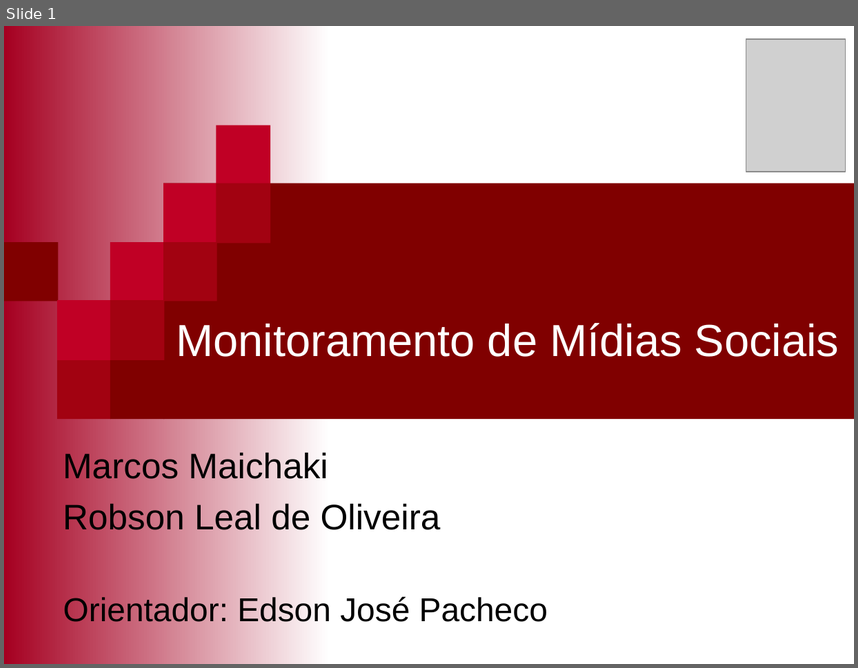
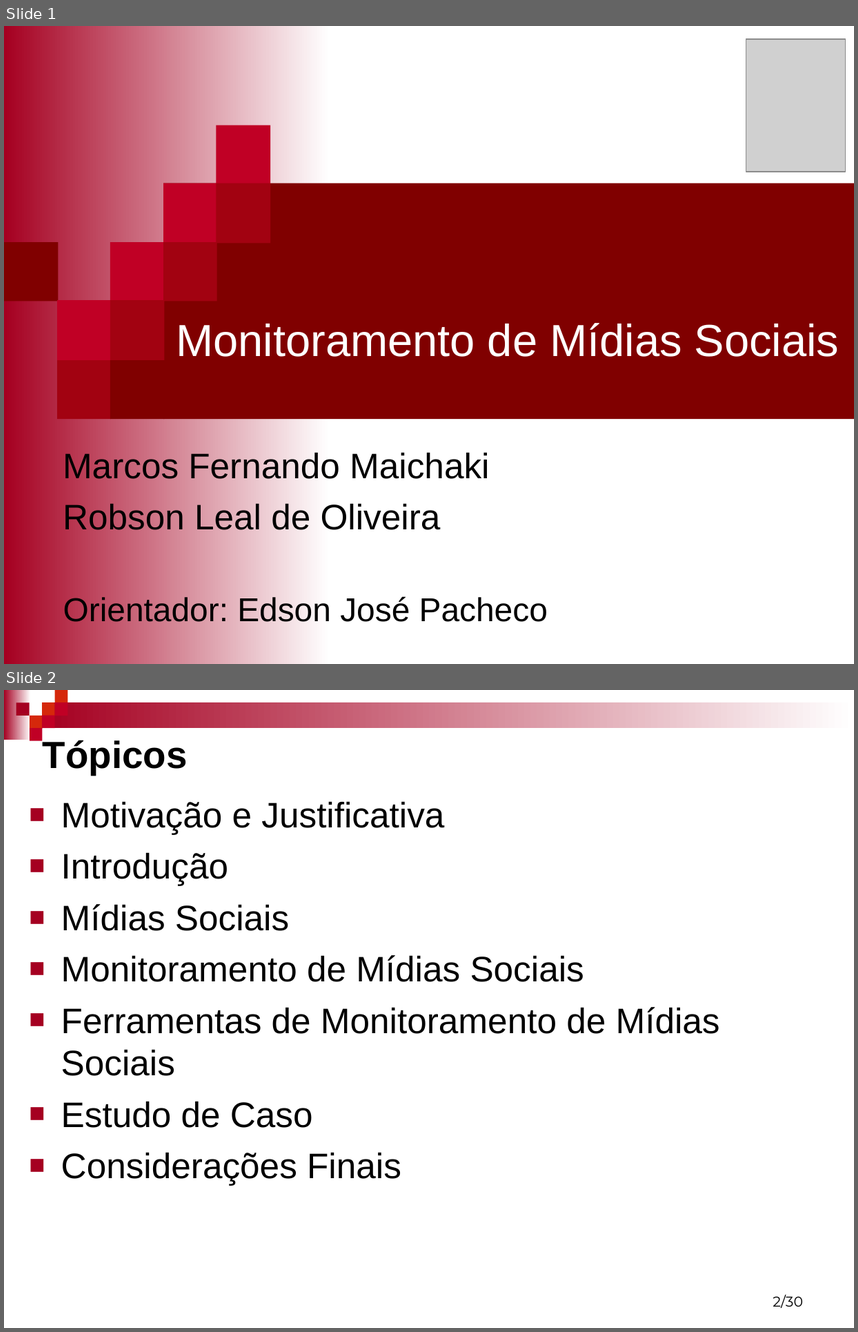
Before and after one commit to mfernado/my-project-socialmonitor, a slide deck: Artigo/Monitoramento de mídias Sociais - Marcos e Robson.ppt. Shown one above the other, each under a label of ours: slide 1 before the commit, slides 1 and 2 after it. The pictures are 858x668 and 858x1332 pixels, drawn with LibreOffice and Linux fonts; fonts in the diff are those of the drawing; grey boxes stand for pictures; background and template pictures are left out. Boxes give left, top, right and bottom in pixels: in the first picture for what was removed or moved away, otherwise in the second. Text is boxed around its words. In the diff, an @@ line names an element or a change of style, - is before the commit and + after.

```diff
--- a/Artigo/Monitoramento de mídias Sociais - Marcos e Robson.ppt
+++ b/Artigo/Monitoramento de mídias Sociais - Marcos e Robson.ppt
@@ slide 2 added at (x1=4, y1=690, x2=854, y2=1328), background #FFFFFF @@
@@ group added at (x1=4, y1=690, x2=854, y2=741): 9 rectangles @@
@@ title added at (x1=43, y1=740, x2=188, y2=775), 32 pt, text #000000, bold @@
+Tópicos
@@ text added at (x1=61, y1=801, x2=720, y2=1185), 30 pt, text #000000 @@
+■ Motivação e Justificativa
+■ Introdução
+■ Mídias Sociais
+■ Monitoramento de Mídias Sociais
+■ Ferramentas de Monitoramento de Mídias Sociais
+■ Estudo de Caso
+■ Considerações Finais
@@ page number added at (x1=773, y1=1294, x2=803, y2=1308), 12 pt, text #000000 @@
+2/30
@@ slide 1 changed as well @@
@@ subtitle at (x1=63, y1=450, x2=489, y2=485): text changed @@
-Marcos Maichaki
+Marcos Fernando Maichaki
```
Also in this commit, not shown: 7 other slides added, 3 slides removed.
